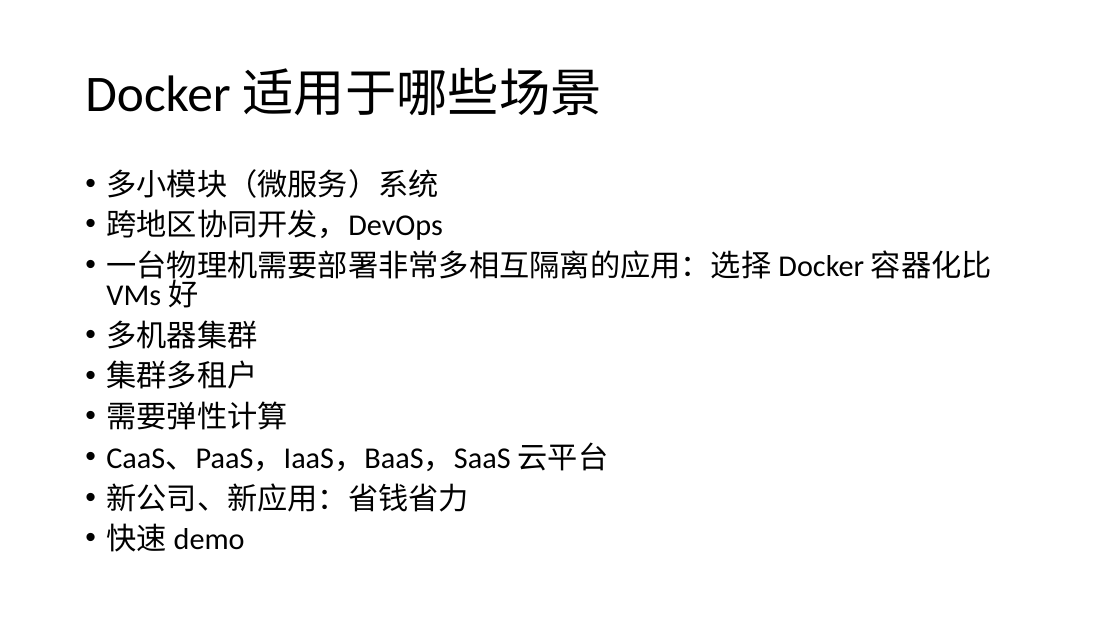
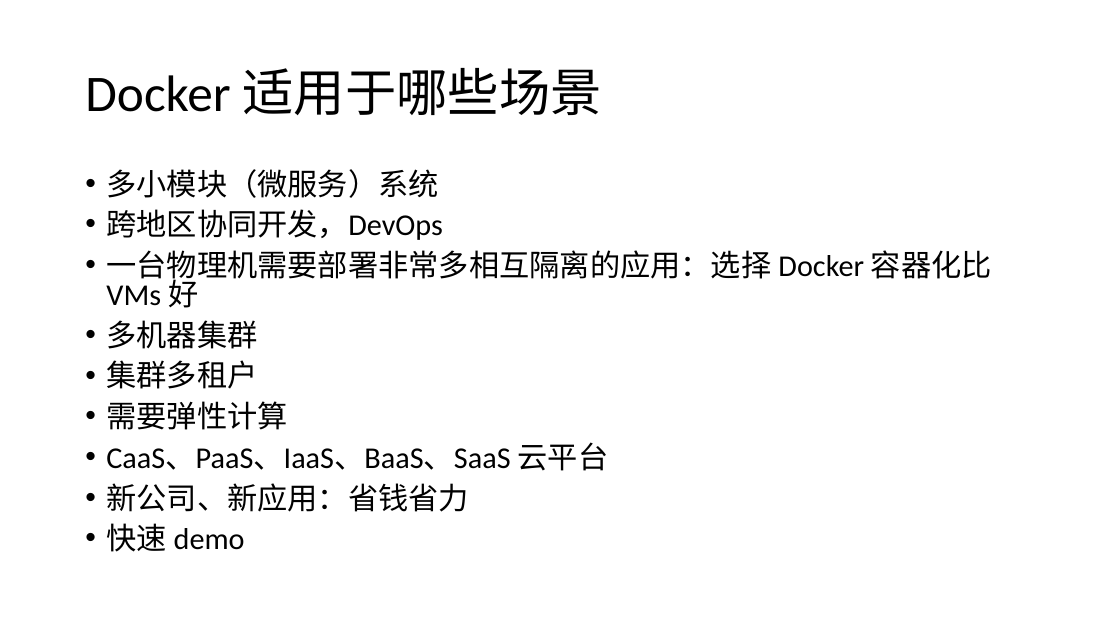
Before and after one commit to huahouye/h-kubernetes, a slide deck: slide 14 of docker/Docker技术介绍.pptx. Drawn at 1120x630 pixels with LibreOffice and Linux fonts; fonts in the diff are those of the drawing. Boxes give left, top, right and bottom in pixels: in the first picture for what was removed or moved away, otherwise in the second. Text is boxed around its words. In the diff, an @@ line names an element or a change of style, - is before the commit and + after.

```diff
--- a/docker/Docker技术介绍.pptx
+++ b/docker/Docker技术介绍.pptx
@@ text at [106, 442, 609, 471]: text changed @@
-• CaaS、PaaS，IaaS，BaaS，SaaS 云平台
+• CaaS、PaaS、IaaS、BaaS、SaaS 云平台
```
Also in this commit, not shown: 1 other slide changed, 28 other files.
